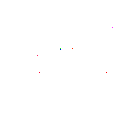
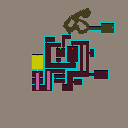
Layer changes from the first w=128, h=128 image to the second:
showed "tiles" over <box>0,0,128,128</box>
